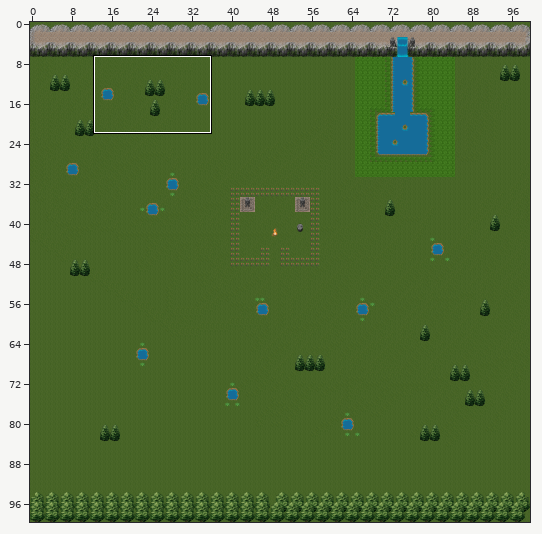
Tiled map -- LibGDX/src/main/resources/assets/images/NewMap.tmx. Above: a wide view before the commit, with the close-up outlined.
Close-up. Earlier state:
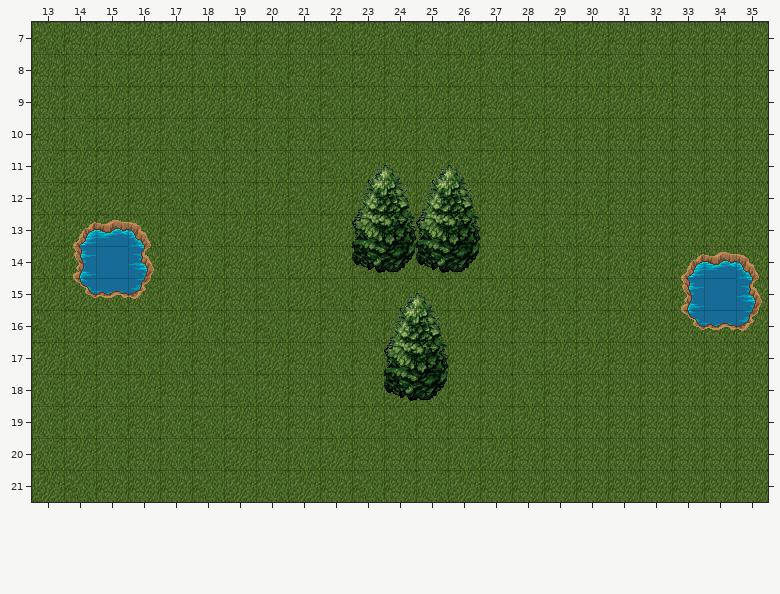
Cells are 32x32 px. Shown: x 13..35, y 7..21. The commit also changed other parts of the map, which this record leaves out.
And afterwards:
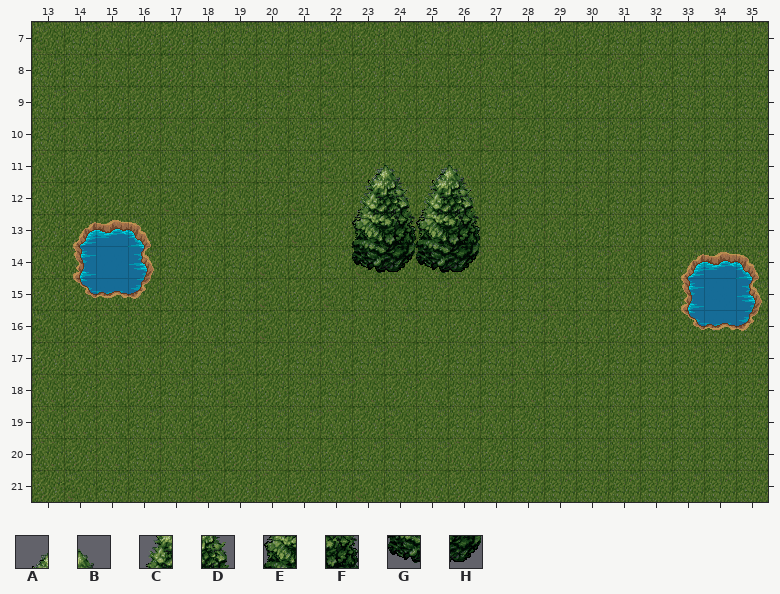
Key: from "Terrain": A 201, B 202, C 217, D 218, E 233, F 234, G 249, H 250.
_ is an empty cell, . an unchanged one.
Change:
--- layer "Layer 2"
@@ x 24..25 @@
-15 AB
-16 CD
-17 EF
-18 GH
+15 __
+16 __
+17 __
+18 __
Where, in picture pixels (left, top, right, bottom), the same in both close-ups:
removed: (384, 291, 448, 401)
